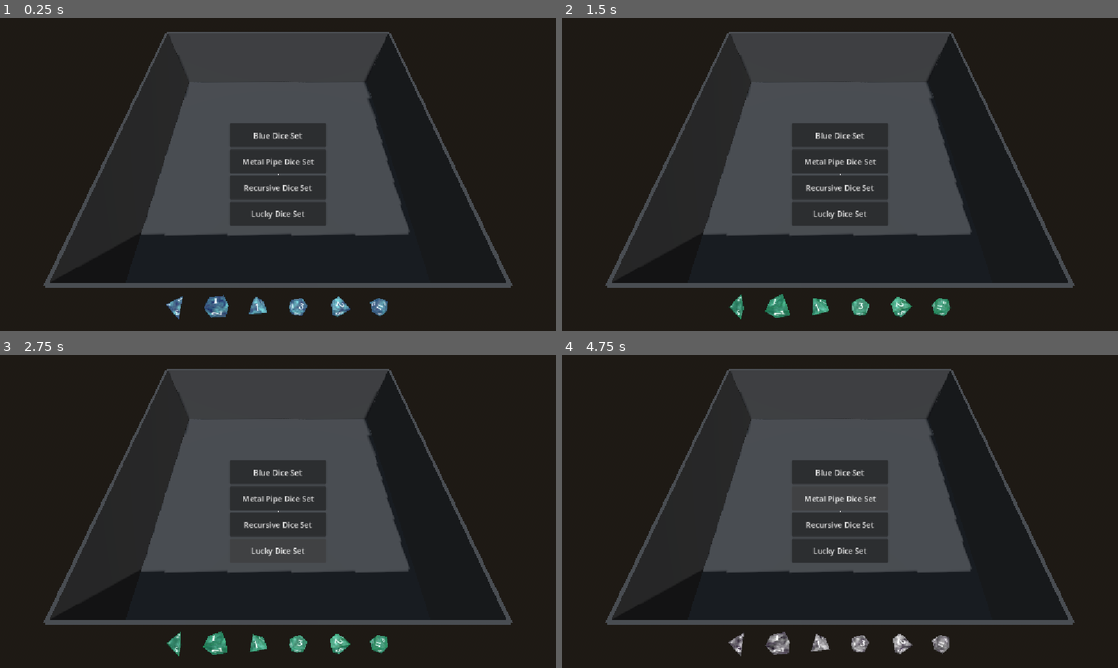
Above: before the commit, frames 1-4 (two rows, left to right).
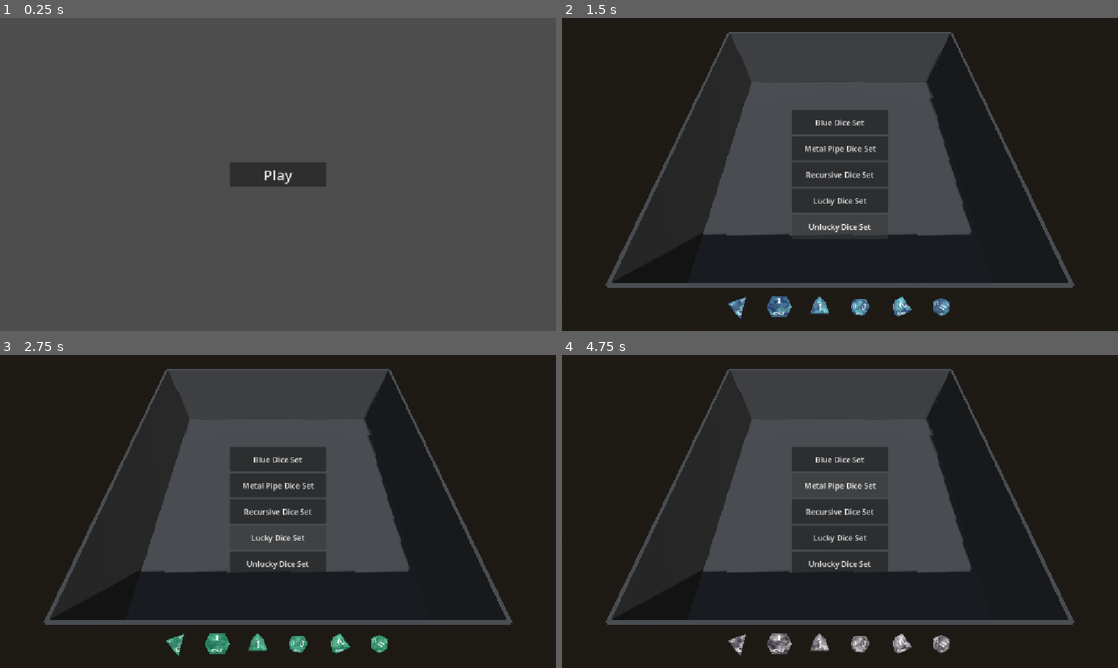
Above: after the commit, the same moments.

Repository: jruigrok/DiceSim
Game: Godot game, scene res://scenes/main_menu.tscn
Two runs of this game, one before a commit and one after it. Both use one fixed random seed, a clock stepped at 60 frames per second and the inputs below. Before the commit the project starts from res://scenes/game.tscn.
Inputs (mouse positions are in pixels of both pictures, inside the frame that each line leads up to):
- Up to frame 1 (0.25 s): no input
- Up to frame 2 (1.5 s): click (840, 212) at 0.5 s, where only the run before the commit has a clickable "Lucky Dice Set"; click (840, 174) at 1.25 s, where only the run after the commit has a clickable "Play"
- Up to frame 3 (2.75 s): click "Lucky Dice Set" at 2 s
- Up to frame 4 (4.75 s): click (840, 564) at 2.75 s, where only the run after the commit has a clickable "Unlucky Dice Set"; click "Blue Dice Set" at 3.5 s; click "Metal Pipe Dice Set" at 4.25 s

The runs differ from the first frame. In frame 1, 77% of the frame differs, in the area x 0-100%, y 0-100%; in frame 2, 2.9%; in frame 3, 2.7%; in frame 4, 2.8%.

Commit message:
Add unlucky dice

Diff:
--- a/dice_sets/LuckDiceSet.tres
+++ /dev/null
@@ -1,49 +0,0 @@
-[gd_resource type="Resource" script_class="DiceSet" format=3 uid="uid://drxu886qts1ao"]
-
-[ext_resource type="Script" uid="uid://0k3ns4ifkv3o" path="res://scripts/dice_behaviours/DiceBehaviour.gd" id="1_ee5fl"]
-[ext_resource type="PackedScene" uid="uid://c25eq0qq1py5q" path="res://assets/BinbunVFX_Vol2/StylizedHitFX/effects/impact/vfx_impact_01.tscn" id="2_m6ef4"]
-[ext_resource type="Script" uid="uid://gmu7hvu617rd" path="res://scripts/dice_behaviours/ExplosionBh.gd" id="3_fm7qg"]
-[ext_resource type="Script" uid="uid://cfays247nwmc1" path="res://scripts/dice_behaviours/RandomVelBh.gd" id="4_uhfpr"]
-[ext_resource type="Script" uid="uid://b1pmyhx1aypfn" path="res://scripts/dice_behaviours/RollLabelBh.gd" id="5_s4q62"]
-[ext_resource type="Script" uid="uid://bnoh1oyv4g20o" path="res://scripts/dice_behaviours/WeightedBh.gd" id="6_m6ef4"]
-[ext_resource type="Material" uid="uid://d4gaw8goqiei4" path="res://materials/Material.004.tres" id="7_fm7qg"]
-[ext_resource type="Script" uid="uid://uvh8aq7b0n8d" path="res://res_scripts/DiceSetData.gd" id="7_ggntf"]
-[ext_resource type="Script" uid="uid://dsgi06ltj5bfe" path="res://res_scripts/DiceData.gd" id="8_5e7cv"]
-[ext_resource type="Resource" uid="uid://cb2aisnsrmfxc" path="res://dice_data/d_4.tres" id="9_2vabf"]
-[ext_resource type="Resource" uid="uid://4uic5wked64k" path="res://dice_data/d_6.tres" id="10_lim4c"]
-[ext_resource type="Resource" uid="uid://dvca5ylbmeogp" path="res://dice_data/d_8.tres" id="11_5s2gv"]
-[ext_resource type="Resource" uid="uid://bxr7wtem3qov1" path="res://dice_data/d_12.tres" id="12_aoarn"]
-[ext_resource type="Resource" uid="uid://btcfum7vepv1i" path="res://dice_data/d_10.tres" id="13_w7uf7"]
-[ext_resource type="Resource" uid="uid://cw2dsbhvho3ng" path="res://dice_data/d_20.tres" id="14_wpktr"]
-[ext_resource type="Script" uid="uid://die8svrhe3dvd" path="res://res_scripts/DiceSet.gd" id="15_0hsk2"]
-
-[sub_resource type="Resource" id="Resource_6l7yi"]
-script = ExtResource("3_fm7qg")
-explosion_effect_sc = ExtResource("2_m6ef4")
-metadata/_custom_type_script = "uid://gmu7hvu617rd"
-
-[sub_resource type="Resource" id="Resource_vquxa"]
-script = ExtResource("4_uhfpr")
-random_speed = false
-metadata/_custom_type_script = "uid://cfays247nwmc1"
-
-[sub_resource type="Resource" id="Resource_5ghwb"]
-script = ExtResource("5_s4q62")
-metadata/_custom_type_script = "uid://b1pmyhx1aypfn"
-
-[sub_resource type="Resource" id="Resource_hwufy"]
-script = ExtResource("6_m6ef4")
-metadata/_custom_type_script = "uid://bnoh1oyv4g20o"
-
-[sub_resource type="Resource" id="Resource_g3y8y"]
-script = ExtResource("7_ggntf")
-behaviours = Array[ExtResource("1_ee5fl")]([SubResource("Resource_6l7yi"), SubResource("Resource_vquxa"), SubResource("Resource_5ghwb"), SubResource("Resource_hwufy")])
-material = ExtResource("7_fm7qg")
-metadata/_custom_type_script = "uid://uvh8aq7b0n8d"
-
-[resource]
-resource_name = "Lucky Dice Set"
-script = ExtResource("15_0hsk2")
-dice = Array[ExtResource("8_5e7cv")]([ExtResource("9_2vabf"), ExtResource("10_lim4c"), ExtResource("11_5s2gv"), ExtResource("12_aoarn"), ExtResource("13_w7uf7"), ExtResource("14_wpktr")])
-data = SubResource("Resource_g3y8y")
-metadata/_custom_type_script = "uid://die8svrhe3dvd"
--- /dev/null
+++ b/dice_sets/LuckyDiceSet.tres
@@ -0,0 +1,49 @@
+[gd_resource type="Resource" script_class="DiceSet" format=3 uid="uid://drxu886qts1ao"]
+
+[ext_resource type="Script" uid="uid://0k3ns4ifkv3o" path="res://scripts/dice_behaviours/DiceBehaviour.gd" id="1_os8wr"]
+[ext_resource type="PackedScene" uid="uid://c25eq0qq1py5q" path="res://assets/BinbunVFX_Vol2/StylizedHitFX/effects/impact/vfx_impact_01.tscn" id="2_7vadv"]
+[ext_resource type="Script" uid="uid://gmu7hvu617rd" path="res://scripts/dice_behaviours/ExplosionBh.gd" id="3_35ydv"]
+[ext_resource type="Script" uid="uid://cfays247nwmc1" path="res://scripts/dice_behaviours/RandomVelBh.gd" id="4_bfq67"]
+[ext_resource type="Script" uid="uid://b1pmyhx1aypfn" path="res://scripts/dice_behaviours/RollLabelBh.gd" id="5_k4cny"]
+[ext_resource type="Script" uid="uid://bnoh1oyv4g20o" path="res://scripts/dice_behaviours/WeightedBh.gd" id="6_yr3fb"]
+[ext_resource type="Material" uid="uid://d4gaw8goqiei4" path="res://materials/Material.004.tres" id="7_mu2xu"]
+[ext_resource type="Script" uid="uid://uvh8aq7b0n8d" path="res://res_scripts/DiceSetData.gd" id="8_mmc5e"]
+[ext_resource type="Script" uid="uid://dsgi06ltj5bfe" path="res://res_scripts/DiceData.gd" id="9_ir3c8"]
+[ext_resource type="Resource" uid="uid://cb2aisnsrmfxc" path="res://dice_data/d_4.tres" id="10_j6t5b"]
+[ext_resource type="Resource" uid="uid://4uic5wked64k" path="res://dice_data/d_6.tres" id="11_vb1h4"]
+[ext_resource type="Resource" uid="uid://dvca5ylbmeogp" path="res://dice_data/d_8.tres" id="12_l1rjw"]
+[ext_resource type="Resource" uid="uid://bxr7wtem3qov1" path="res://dice_data/d_12.tres" id="13_3fbmm"]
+[ext_resource type="Resource" uid="uid://btcfum7vepv1i" path="res://dice_data/d_10.tres" id="14_e7g3r"]
+[ext_resource type="Resource" uid="uid://cw2dsbhvho3ng" path="res://dice_data/d_20.tres" id="15_8k6o6"]
+[ext_resource type="Script" uid="uid://die8svrhe3dvd" path="res://res_scripts/DiceSet.gd" id="16_dtbx4"]
+
+[sub_resource type="Resource" id="Resource_6l7yi"]
+script = ExtResource("3_35ydv")
+explosion_effect_sc = ExtResource("2_7vadv")
+metadata/_custom_type_script = "uid://gmu7hvu617rd"
+
+[sub_resource type="Resource" id="Resource_vquxa"]
+script = ExtResource("4_bfq67")
+random_speed = false
+metadata/_custom_type_script = "uid://cfays247nwmc1"
+
+[sub_resource type="Resource" id="Resource_5ghwb"]
+script = ExtResource("5_k4cny")
+metadata/_custom_type_script = "uid://b1pmyhx1aypfn"
+
+[sub_resource type="Resource" id="Resource_hwufy"]
+script = ExtResource("6_yr3fb")
+metadata/_custom_type_script = "uid://bnoh1oyv4g20o"
+
+[sub_resource type="Resource" id="Resource_g3y8y"]
+script = ExtResource("8_mmc5e")
+behaviours = Array[ExtResource("1_os8wr")]([SubResource("Resource_6l7yi"), SubResource("Resource_vquxa"), SubResource("Resource_5ghwb"), SubResource("Resource_hwufy")])
+material = ExtResource("7_mu2xu")
+metadata/_custom_type_script = "uid://uvh8aq7b0n8d"
+
+[resource]
+resource_name = "Lucky Dice Set"
+script = ExtResource("16_dtbx4")
+dice = Array[ExtResource("9_ir3c8")]([ExtResource("10_j6t5b"), ExtResource("11_vb1h4"), ExtResource("12_l1rjw"), ExtResource("13_3fbmm"), ExtResource("14_e7g3r"), ExtResource("15_8k6o6")])
+data = SubResource("Resource_g3y8y")
+metadata/_custom_type_script = "uid://die8svrhe3dvd"
--- a/dice_sets/MetalPipeDiceSet.tres
+++ b/dice_sets/MetalPipeDiceSet.tres
@@ -31,7 +31,7 @@
 [sub_resource type="Resource" id="Resource_b7e8w"]
 script = ExtResource("6_0d552")
 audio_stream = ExtResource("5_wdp6p")
-cooldown = 0.5
+cooldown = 0.2
 metadata/_custom_type_script = "uid://g4qddmyllwfl"
 
 [sub_resource type="Resource" id="Resource_27nyo"]
--- /dev/null
+++ b/dice_sets/UnluckyDiceSet.tres
@@ -0,0 +1,50 @@
+[gd_resource type="Resource" script_class="DiceSet" format=3 uid="uid://14wlka163nvt"]
+
+[ext_resource type="Script" uid="uid://dsgi06ltj5bfe" path="res://res_scripts/DiceData.gd" id="1_c7aqn"]
+[ext_resource type="Script" uid="uid://0k3ns4ifkv3o" path="res://scripts/dice_behaviours/DiceBehaviour.gd" id="1_vl1tm"]
+[ext_resource type="PackedScene" uid="uid://c25eq0qq1py5q" path="res://assets/BinbunVFX_Vol2/StylizedHitFX/effects/impact/vfx_impact_01.tscn" id="2_88u37"]
+[ext_resource type="Script" uid="uid://die8svrhe3dvd" path="res://res_scripts/DiceSet.gd" id="2_jrea1"]
+[ext_resource type="Script" uid="uid://gmu7hvu617rd" path="res://scripts/dice_behaviours/ExplosionBh.gd" id="3_lgrbx"]
+[ext_resource type="Script" uid="uid://cfays247nwmc1" path="res://scripts/dice_behaviours/RandomVelBh.gd" id="4_jdytq"]
+[ext_resource type="Script" uid="uid://b1pmyhx1aypfn" path="res://scripts/dice_behaviours/RollLabelBh.gd" id="5_5eqff"]
+[ext_resource type="Script" uid="uid://bnoh1oyv4g20o" path="res://scripts/dice_behaviours/WeightedBh.gd" id="6_y2h3s"]
+[ext_resource type="Material" uid="uid://2jnekqhbnw7l" path="res://materials/Material.010.tres" id="7_vl1tm"]
+[ext_resource type="Script" uid="uid://uvh8aq7b0n8d" path="res://res_scripts/DiceSetData.gd" id="8_8l1lu"]
+[ext_resource type="Resource" uid="uid://cb2aisnsrmfxc" path="res://dice_data/d_4.tres" id="10_kfqts"]
+[ext_resource type="Resource" uid="uid://4uic5wked64k" path="res://dice_data/d_6.tres" id="11_m6shn"]
+[ext_resource type="Resource" uid="uid://dvca5ylbmeogp" path="res://dice_data/d_8.tres" id="12_guvmp"]
+[ext_resource type="Resource" uid="uid://bxr7wtem3qov1" path="res://dice_data/d_12.tres" id="13_x16tu"]
+[ext_resource type="Resource" uid="uid://btcfum7vepv1i" path="res://dice_data/d_10.tres" id="14_kvx00"]
+[ext_resource type="Resource" uid="uid://cw2dsbhvho3ng" path="res://dice_data/d_20.tres" id="15_gp81y"]
+
+[sub_resource type="Resource" id="Resource_6l7yi"]
+script = ExtResource("3_lgrbx")
+explosion_effect_sc = ExtResource("2_88u37")
+metadata/_custom_type_script = "uid://gmu7hvu617rd"
+
+[sub_resource type="Resource" id="Resource_vquxa"]
+script = ExtResource("4_jdytq")
+random_speed = false
+metadata/_custom_type_script = "uid://cfays247nwmc1"
+
+[sub_resource type="Resource" id="Resource_5ghwb"]
+script = ExtResource("5_5eqff")
+metadata/_custom_type_script = "uid://b1pmyhx1aypfn"
+
+[sub_resource type="Resource" id="Resource_hwufy"]
+script = ExtResource("6_y2h3s")
+weight_face = 1
+metadata/_custom_type_script = "uid://bnoh1oyv4g20o"
+
+[sub_resource type="Resource" id="Resource_g3y8y"]
+script = ExtResource("8_8l1lu")
+behaviours = Array[ExtResource("1_vl1tm")]([SubResource("Resource_6l7yi"), SubResource("Resource_vquxa"), SubResource("Resource_5ghwb"), SubResource("Resource_hwufy")])
+material = ExtResource("7_vl1tm")
+metadata/_custom_type_script = "uid://uvh8aq7b0n8d"
+
+[resource]
+resource_name = "Unlucky Dice Set"
+script = ExtResource("2_jrea1")
+dice = Array[ExtResource("1_c7aqn")]([ExtResource("10_kfqts"), ExtResource("11_m6shn"), ExtResource("12_guvmp"), ExtResource("13_x16tu"), ExtResource("14_kvx00"), ExtResource("15_gp81y")])
+data = SubResource("Resource_g3y8y")
+metadata/_custom_type_script = "uid://die8svrhe3dvd"
--- a/project.godot
+++ b/project.godot
@@ -11,7 +11,7 @@
 [application]
 
 config/name="Dice Sim"
-run/main_scene="uid://cj34pdrglpueo"
+run/main_scene="uid://cx4t77cp6wg1k"
 config/features=PackedStringArray("4.7", "GL Compatibility")
 
 [autoload]
--- a/res_scripts/DiceData.gd
+++ b/res_scripts/DiceData.gd
@@ -17,3 +17,19 @@
 			best_face = face
 
 	return best_face
+
+func get_min_face() -> FaceData:
+	if faces == null:
+		push_error("missing faces")
+	var min_face: FaceData = faces[0]
+	for face in faces:
+		min_face = min_face if min_face.value < face.value else face
+	return min_face
+
+func get_max_face() -> FaceData:
+	if faces == null:
+		push_error("missing faces")
+	var max_face: FaceData = faces[0]
+	for face in faces:
+		max_face = max_face if max_face.value > face.value else face
+	return max_face
--- a/res_scripts/DiceSetData.gd
+++ b/res_scripts/DiceSetData.gd
@@ -8,6 +8,12 @@
 	for behaviour in behaviours:
 		behaviour.on_throw(dice)
 
+func handle_on_pre_roll(dice: Dice) -> int:
+	var ret := 0
+	for behaviour in behaviours:
+		ret = ret + 1 if behaviour.on_pre_roll(dice) else ret
+	return ret
+
 func handle_on_roll(dice: Dice, value: int) -> void:
 	for behaviour in behaviours:
 		behaviour.on_roll(dice, value)
--- a/scenes/game.tscn
+++ b/scenes/game.tscn
@@ -7,7 +7,8 @@
 [ext_resource type="Resource" uid="uid://cwjjsp5hi1jyi" path="res://dice_sets/BlueDiceSet.tres" id="5_dinhu"]
 [ext_resource type="Resource" uid="uid://7v7sggv6nunc" path="res://dice_sets/MetalPipeDiceSet.tres" id="6_kvuet"]
 [ext_resource type="Resource" uid="uid://43wh6uliyq0k" path="res://dice_sets/RecursiveDiceSet.tres" id="7_trtic"]
-[ext_resource type="Resource" uid="uid://drxu886qts1ao" path="res://dice_sets/LuckDiceSet.tres" id="8_ir15t"]
+[ext_resource type="Resource" uid="uid://drxu886qts1ao" path="res://dice_sets/LuckyDiceSet.tres" id="8_ir15t"]
+[ext_resource type="Resource" uid="uid://14wlka163nvt" path="res://dice_sets/UnluckyDiceSet.tres" id="9_0tnpc"]
 
 [node name="Main" type="Node" unique_id=1968358475]
 script = ExtResource("1_gee14")
@@ -15,4 +16,4 @@
 [node name="DiceSim" parent="." unique_id=725421418 instance=ExtResource("2_0tnpc")]
 
 [node name="SetSelector" parent="." unique_id=4146138 instance=ExtResource("3_vtaks")]
-sets = Array[ExtResource("4_kvpfn")]([ExtResource("5_dinhu"), ExtResource("6_kvuet"), ExtResource("7_trtic"), ExtResource("8_ir15t")])
+sets = Array[ExtResource("4_kvpfn")]([ExtResource("5_dinhu"), ExtResource("6_kvuet"), ExtResource("7_trtic"), ExtResource("8_ir15t"), ExtResource("9_0tnpc")])
--- a/scenes/main_menu.tscn
+++ b/scenes/main_menu.tscn
@@ -1,3 +1,28 @@
 [gd_scene format=3 uid="uid://cx4t77cp6wg1k"]
 
-[node name="MainMenu" type="Node2D" unique_id=2120926254]
+[ext_resource type="Script" uid="uid://cajq5x65vnblj" path="res://scripts/main_menu.gd" id="1_l6cm7"]
+
+[node name="MainMenu" type="HBoxContainer" unique_id=393944012]
+anchors_preset = 8
+anchor_left = 0.5
+anchor_top = 0.5
+anchor_right = 0.5
+anchor_bottom = 0.5
+offset_left = -4.0
+offset_top = -4.0
+offset_right = 4.0
+offset_bottom = 4.0
+grow_horizontal = 2
+grow_vertical = 2
+script = ExtResource("1_l6cm7")
+
+[node name="PlayButton" type="Button" parent="." unique_id=69502035]
+unique_name_in_owner = true
+custom_minimum_size = Vector2(200, 50)
+layout_mode = 2
+size_flags_horizontal = 4
+tooltip_text = "Im mean what else did you come here for?"
+theme_override_font_sizes/font_size = 30
+text = "Play"
+
+[node name="Title" type="Sprite2D" parent="." unique_id=734839496]
--- a/scripts/dice_behaviours/DiceBehaviour.gd
+++ b/scripts/dice_behaviours/DiceBehaviour.gd
@@ -2,6 +2,8 @@
 class_name DiceBehaviour
 extends Resource
 
+func on_pre_roll(_dice: Dice) -> bool:
+	return false
 func on_roll(_dice: Dice, _value: int) -> void:
 	pass
 func on_hide(_dice: Dice) -> void:
--- a/scripts/dice_behaviours/SoundOnColBh.gd
+++ b/scripts/dice_behaviours/SoundOnColBh.gd
@@ -3,6 +3,7 @@
 
 @export var audio_stream: AudioStream
 @export var cooldown := 0.05
+@export var vel_threshold := 3.0
 
 func on_throw(dice: Dice) -> void:
 	dice.contact_monitor = true
@@ -18,7 +19,9 @@
 
 	dice.body_entered.connect(
 		func(_body: Node) -> void:
-			if timer.is_stopped():
+			if timer.is_stopped() && (
+					dice.linear_velocity.length_squared() >
+					vel_threshold * vel_threshold):
 				timer.start()
 				audio_stream_player.play()
 	)
--- a/scripts/dice_behaviours/WeightedBh.gd
+++ b/scripts/dice_behaviours/WeightedBh.gd
@@ -1,18 +1,22 @@
 extends DiceBehaviour
 class_name WeightedBh
 
-@export var default_weighted_face: int = 1
+@export var default_weighted_face_value: int = 1
 @export var weight: float = 0.1
-@export var weighted_face_override: Dictionary[String, int] = {}
+@export var weight_face := WeightFace.MIN_FACE
+
+enum WeightFace {
+	MIN_FACE,
+	MAX_FACE
+}
 
 func on_throw(dice: Dice) -> void:
-	var dice_data: DiceData = dice.dice_data
-	var weighted_face: int = weighted_face_override.get(dice_data.name, default_weighted_face)
+	var weighted_face: FaceData
 
-	for face: FaceData in dice.dice_data.faces:
-		if (face.value == weighted_face):
-			dice.center_of_mass = weight * face.normal
-			print("COM set to:", dice.center_of_mass)
-			return
+	match (weight_face):
+		WeightFace.MIN_FACE:
+			weighted_face = dice.dice_data.get_min_face()
+		WeightFace.MAX_FACE:
+			weighted_face = dice.dice_data.get_max_face()
 
-	push_error("Face not found in dice: " + str(weighted_face))
+	dice.center_of_mass = weight * weighted_face.normal
--- a/scripts/game.gd
+++ b/scripts/game.gd
@@ -9,3 +9,6 @@
 			GameEvents.GameState.DICE_SIM:
 				Input.mouse_mode = Input.MOUSE_MODE_VISIBLE
 				GameEvents.change_game_state(GameEvents.GameState.SET_SELECTOR)
+
+func _ready() -> void:
+	GameEvents.game_ready.emit()
--- a/scripts/game_events.gd
+++ b/scripts/game_events.gd
@@ -5,7 +5,9 @@
 signal game_state_change(game_state: GameState)
 @warning_ignore("unused_signal")
 signal update_dice(dice_set: DiceSet, dice_data: DiceData)
+signal game_ready()
 
+var game_scene := preload("uid://cj34pdrglpueo")
 var game_state := GameState.SET_SELECTOR
 
 enum GameState {
@@ -14,8 +16,14 @@
 }
 
 func _ready() -> void:
-	change_game_state(game_state)
+	game_ready.connect(on_game_ready)
 
 func change_game_state(new_state: GameState) -> void:
 	game_state = new_state
 	game_state_change.emit(game_state)
+
+func change_to_game_scene() -> void:
+	get_tree().change_scene_to_packed(game_scene)
+
+func on_game_ready() -> void:
+	change_game_state(game_state)
--- /dev/null
+++ b/scripts/main_menu.gd
@@ -0,0 +1,10 @@
+extends HBoxContainer
+class_name Main_Menu
+
+@onready var play_button := %PlayButton
+
+func _ready() -> void:
+	play_button.pressed.connect(on_play_button_pressed)
+
+func on_play_button_pressed() -> void:
+	GameEvents.change_to_game_scene()
--- a/scripts/player.gd
+++ b/scripts/player.gd
@@ -1,7 +1,7 @@
 extends Camera3D
 
 @export var sensitivity := 0.002
-var pitch := 0.0
+var pitch := rotation.x
 
 func _unhandled_input(event: InputEvent) -> void:
 	if Input.mouse_mode == Input.MOUSE_MODE_CAPTURED && event is InputEventMouseMotion:
Not shown, added: scripts/main_menu.gd.uid
Not shown, removed: dice.tscn29263889281.tmp
Not shown, removed: dice_sim.tscn29261779315.tmp
Not shown, removed: dice_sim.tscn5697366123.tmp
